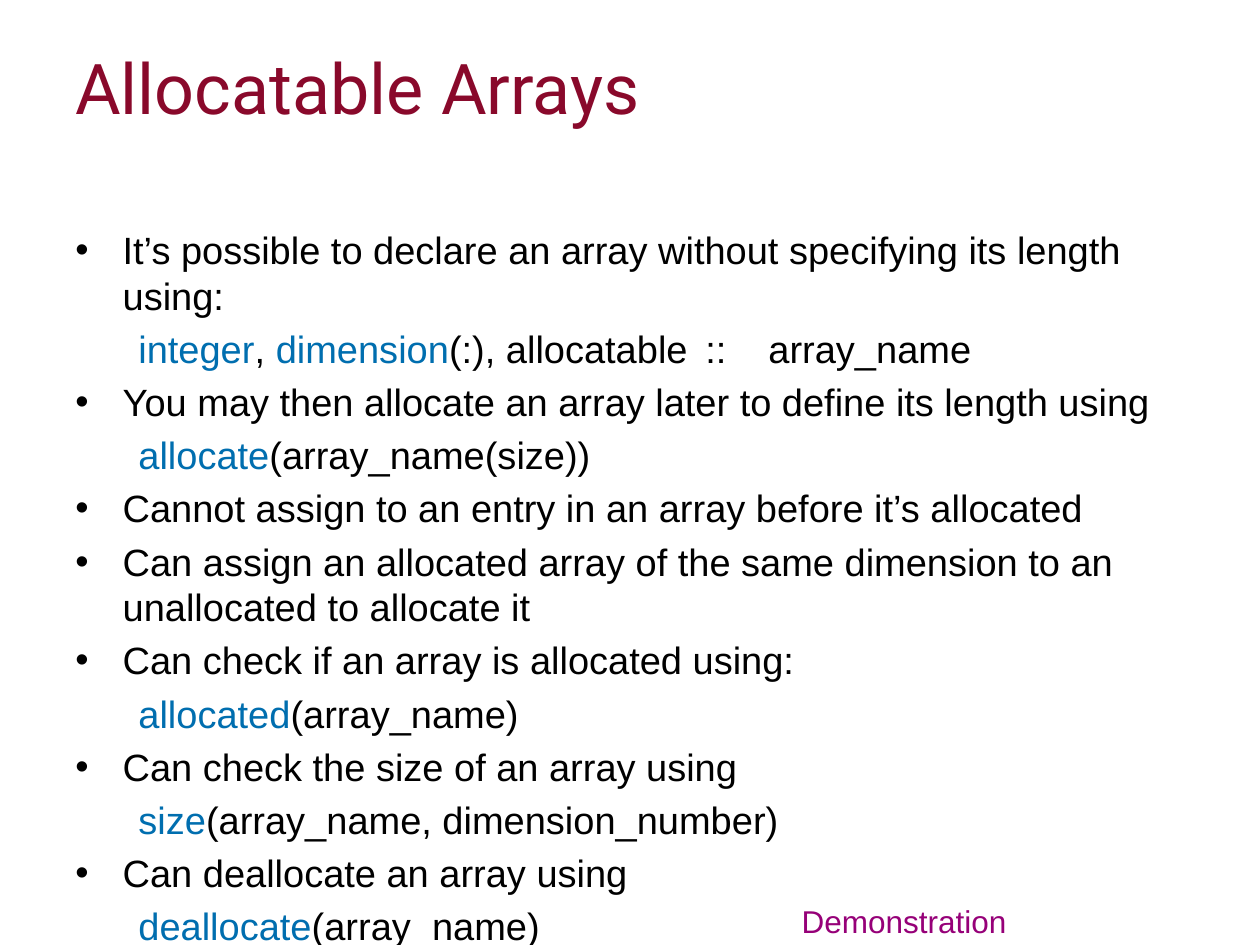
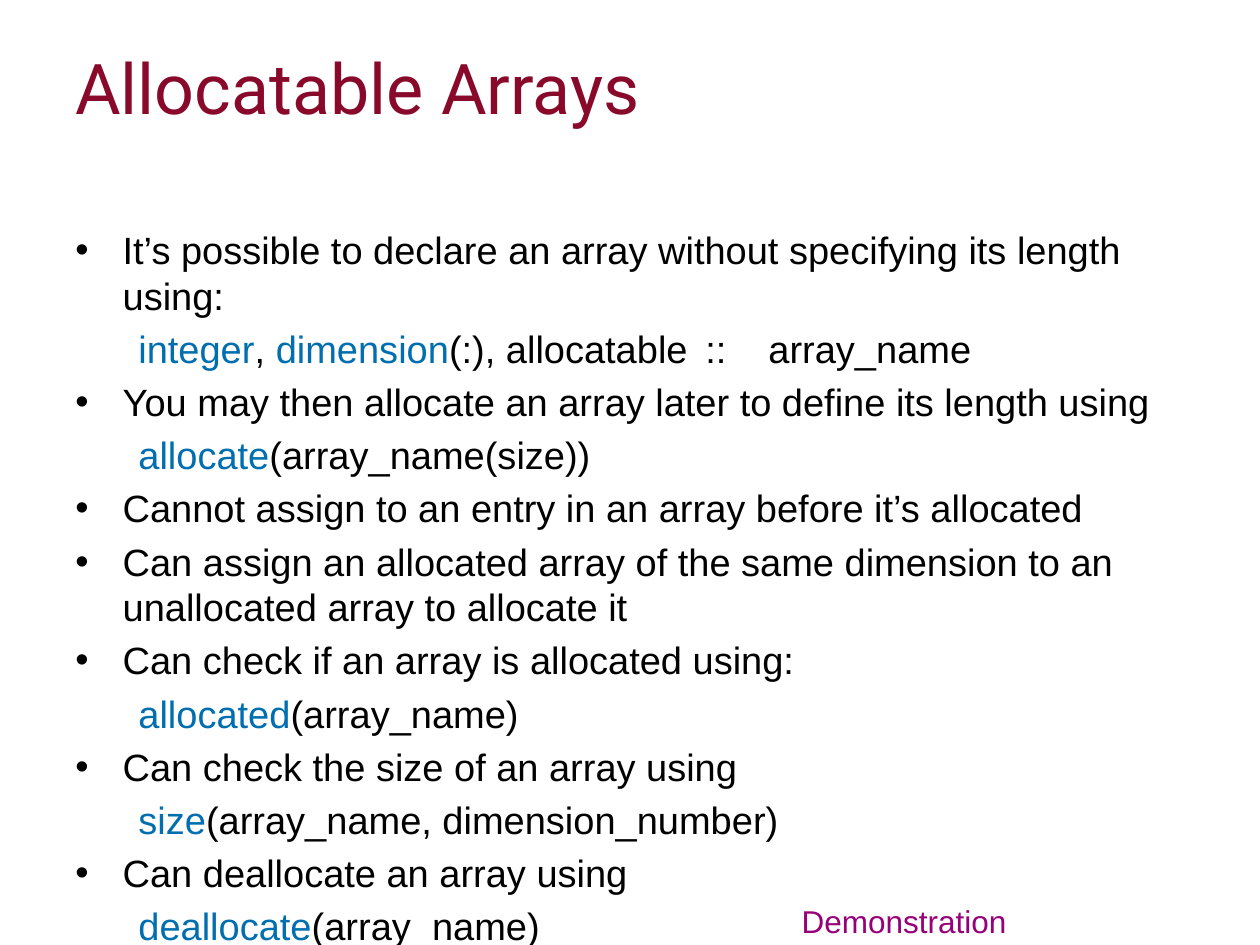
Before and after one commit to ImperialCollegeLondon/RCDS-introduction-to-fortran, a slide deck: slide 25 of Introduction to Fortran Slides.pptx. Drawn at 1260x945 pixels with LibreOffice and Linux fonts; fonts in the diff are those of the drawing; background and template pictures are left out. Boxes give left, top, right and bottom in pixels: in the first picture for what was removed or moved away, otherwise in the second. Text is boxed around its words. In the diff, an @@ line names an element or a change of style, - is before the commit and + after.

Commit message:
Minor edits

```diff
--- a/Introduction to Fortran Slides.pptx
+++ b/Introduction to Fortran Slides.pptx
@@ text at (x1=123, y1=548, x2=1113, y2=628): text changed @@
-• Can assign an allocated array of the same dimension to an unallocated to allocate it
+• Can assign an allocated array of the same dimension to an unallocated array to allocate it
```
